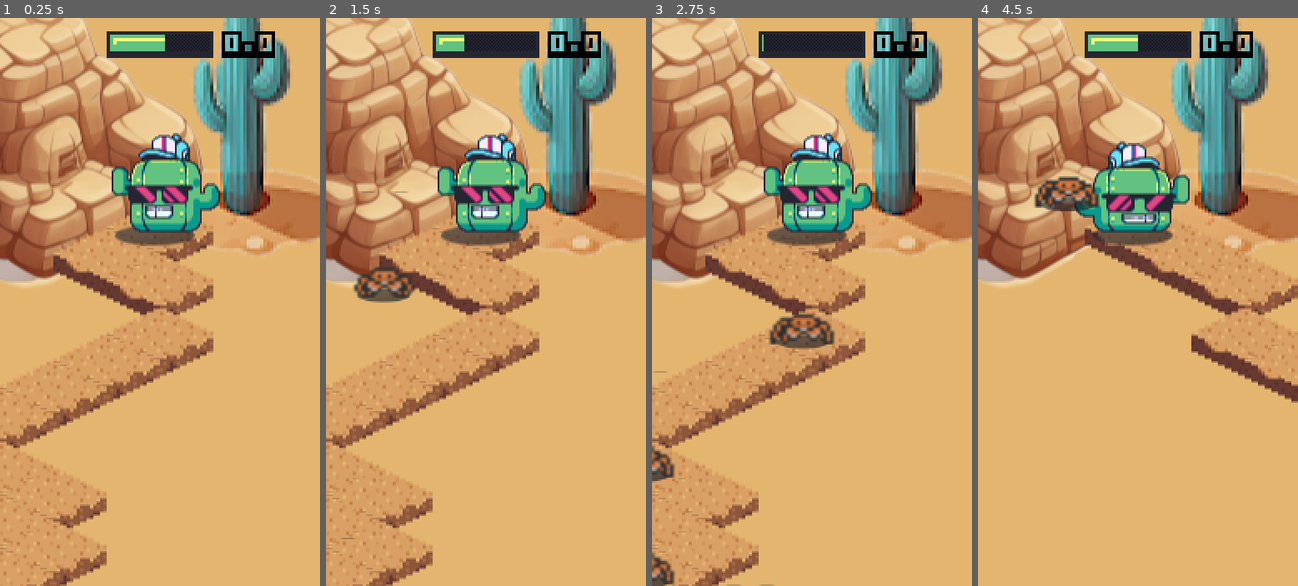
Above: before the commit, frames 1-4 (left to right).
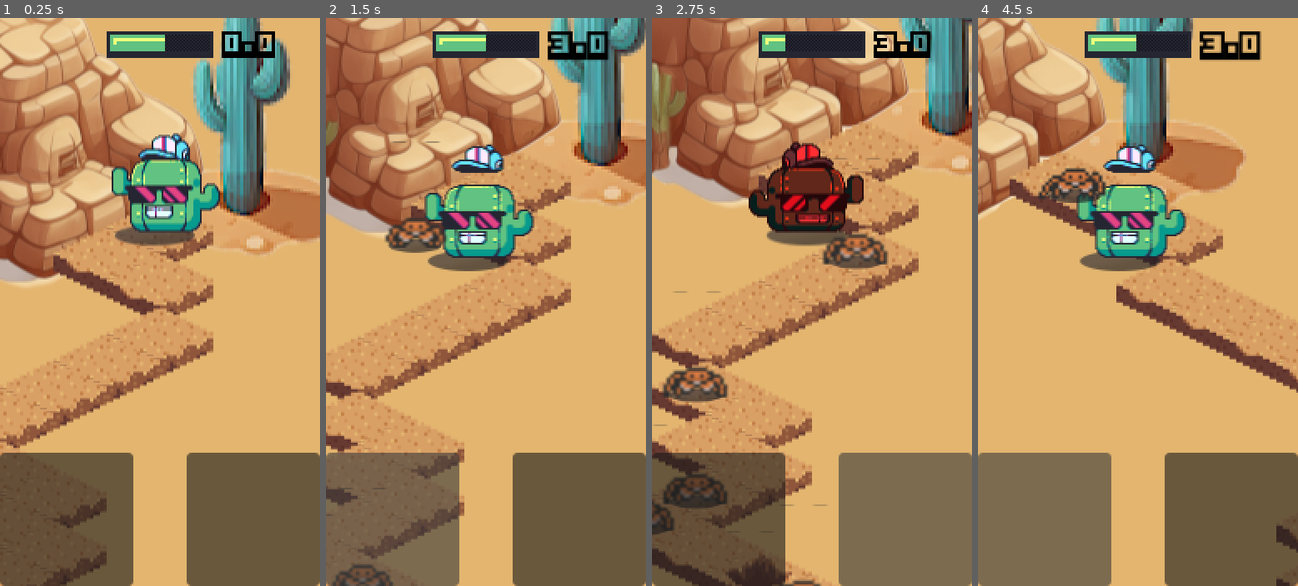
Above: after the commit, the same moments.

Repository: lzubiaur/godot-workshop
Game: Godot game, scene res://scenes/Game.tscn
Two runs of this game, one before a commit and one after it. Both use one fixed random seed, a clock stepped at 60 frames per second and the inputs below.
Inputs (mouse positions are in pixels of both pictures, inside the frame that each line leads up to):
- Up to frame 1 (0.25 s): no input
- Up to frame 2 (1.5 s): click (578, 517) at 0.52 s; click (393, 517) at 1.27 s
- Up to frame 3 (2.75 s): click (904, 517) at 2.02 s
- Up to frame 4 (4.5 s): click (1045, 517) at 2.77 s; click (1230, 517) at 3.52 s; click (1045, 517) at 4.27 s

The runs differ from the first frame. In frame 1, 20% of the frame differs, in the area x 0-100%, y 76-100%; in frame 2, 60%; in frame 3, 62%, in the area x 0-100%, y 0-100%; in frame 4, 55%.

Commit message:
Add buttons

Diff:
--- a/scenes/HUD.tscn
+++ b/scenes/HUD.tscn
@@ -1,15 +1,15 @@
-[gd_scene load_steps=6 format=3 uid="uid://cu67ms040xq8s"]
+[gd_scene format=3 uid="uid://cu67ms040xq8s"]
 
 [ext_resource type="FontFile" uid="uid://b0smndqf5vp3u" path="res://assets/fonts/BoxyBold_16px.fnt" id="1"]
-[ext_resource type="Script" path="res://scripts/ScoreLabel.gd" id="4"]
+[ext_resource type="Script" uid="uid://d3f18ju0l0rut" path="res://scripts/ScoreLabel.gd" id="4"]
 [ext_resource type="Texture2D" uid="uid://d1tiuohxvjnpk" path="res://assets/progress_bar_bg.png" id="5"]
 [ext_resource type="Texture2D" uid="uid://ckmfhet8ovwt0" path="res://assets/progress_bar_fg.png" id="6"]
-[ext_resource type="Script" path="res://scripts/HeadupDisplay.gd" id="7"]
+[ext_resource type="Script" uid="uid://c0qdua0pa05ma" path="res://scripts/HeadupDisplay.gd" id="7"]
 
-[node name="HUD" type="CanvasLayer"]
+[node name="HUD" type="CanvasLayer" unique_id=61315016]
 script = ExtResource("7")
 
-[node name="ScoreLabel" type="Label" parent="."]
+[node name="ScoreLabel" type="Label" parent="." unique_id=982684042]
 anchors_preset = 1
 anchor_left = 1.0
 anchor_right = 1.0
@@ -22,7 +22,7 @@
 text = "0"
 script = ExtResource("4")
 
-[node name="TextureProgressBar" type="TextureProgressBar" parent="."]
+[node name="TextureProgressBar" type="TextureProgressBar" parent="." unique_id=1506562699]
 anchors_preset = 5
 anchor_left = 0.5
 anchor_right = 0.5
@@ -34,4 +34,40 @@
 texture_under = ExtResource("5")
 texture_progress = ExtResource("6")
 
+[node name="CanvasLayer" type="CanvasLayer" parent="." unique_id=493319444]
+
+[node name="Control" type="Control" parent="CanvasLayer" unique_id=434609686]
+layout_mode = 3
+anchors_preset = 15
+anchor_right = 1.0
+anchor_bottom = 1.0
+grow_horizontal = 2
+grow_vertical = 2
+
+[node name="Button" type="Button" parent="CanvasLayer/Control" unique_id=1357819647]
+layout_mode = 1
+anchors_preset = 3
+anchor_left = 1.0
+anchor_top = 1.0
+anchor_right = 1.0
+anchor_bottom = 1.0
+offset_left = -80.0
+offset_top = -80.0
+grow_horizontal = 0
+grow_vertical = 0
+
+[node name="Button2" type="Button" parent="CanvasLayer/Control" unique_id=646456588]
+layout_mode = 1
+anchors_preset = 2
+anchor_top = 1.0
+anchor_bottom = 1.0
+offset_top = -80.0
+offset_right = 80.0
+grow_vertical = 0
+
 [connection signal="value_changed" from="TextureProgressBar" to="." method="_on_TextureProgress_value_changed"]
+[connection signal="button_down" from="CanvasLayer/Control/Button" to="." method="_on_right_button_down"]
+[connection signal="button_up" from="CanvasLayer/Control/Button" to="." method="_on_right_button_up"]
+[connection signal="pressed" from="CanvasLayer/Control/Button" to="." method="_on_button_pressed"]
+[connection signal="button_down" from="CanvasLayer/Control/Button2" to="." method="_on_button_left_down"]
+[connection signal="button_up" from="CanvasLayer/Control/Button2" to="." method="_on_button_left_up"]
--- a/scripts/HeadupDisplay.gd
+++ b/scripts/HeadupDisplay.gd
@@ -34,3 +34,15 @@
 func _on_TextureProgress_value_changed(value):
 	if value <= 0:
 		emit_signal("gameplay_timeout")
+
+func _on_right_button_down() -> void:
+	Input.action_press("Jump")
+
+func _on_right_button_up() -> void:
+	Input.action_release("Jump")
+
+func _on_button_left_down() -> void:
+	Input.action_press("Dash")
+
+func _on_button_left_up() -> void:
+	Input.action_release("Dash")
Not shown, removed: Exports/Godot/index.audio.position.worklet.js
Not shown, removed: Exports/Godot/index.audio.worklet.js
Not shown, removed: Exports/Godot/index.js
Not shown, removed: Exports/Godot/index.png
Not shown, removed: Exports/Godot/index.wasm
